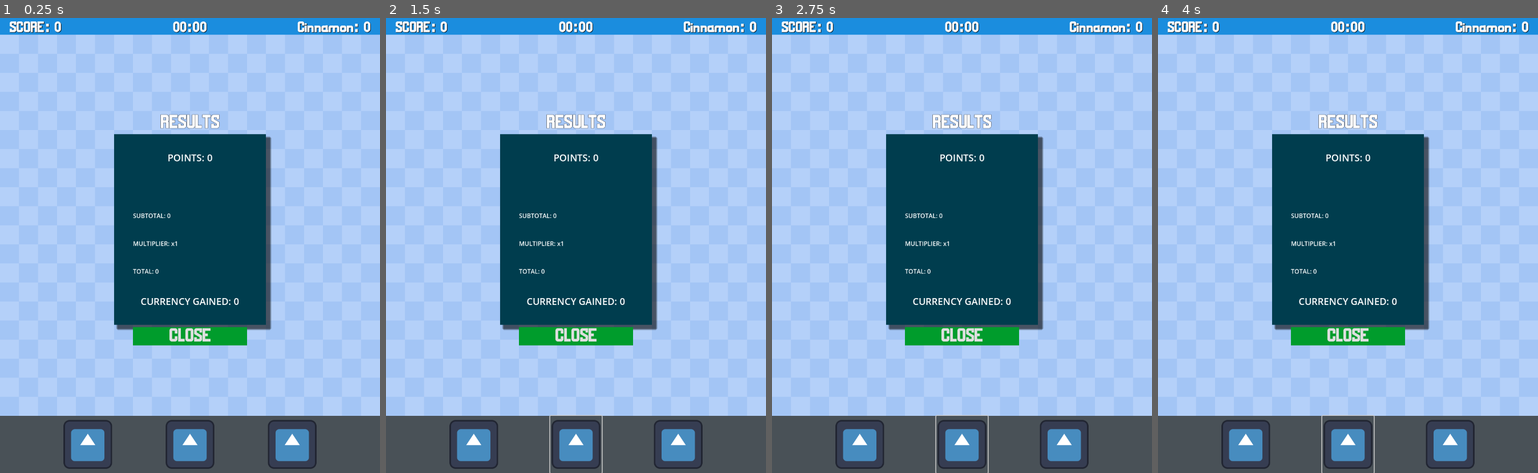
Above: before the commit, frames 1-4 (left to right).
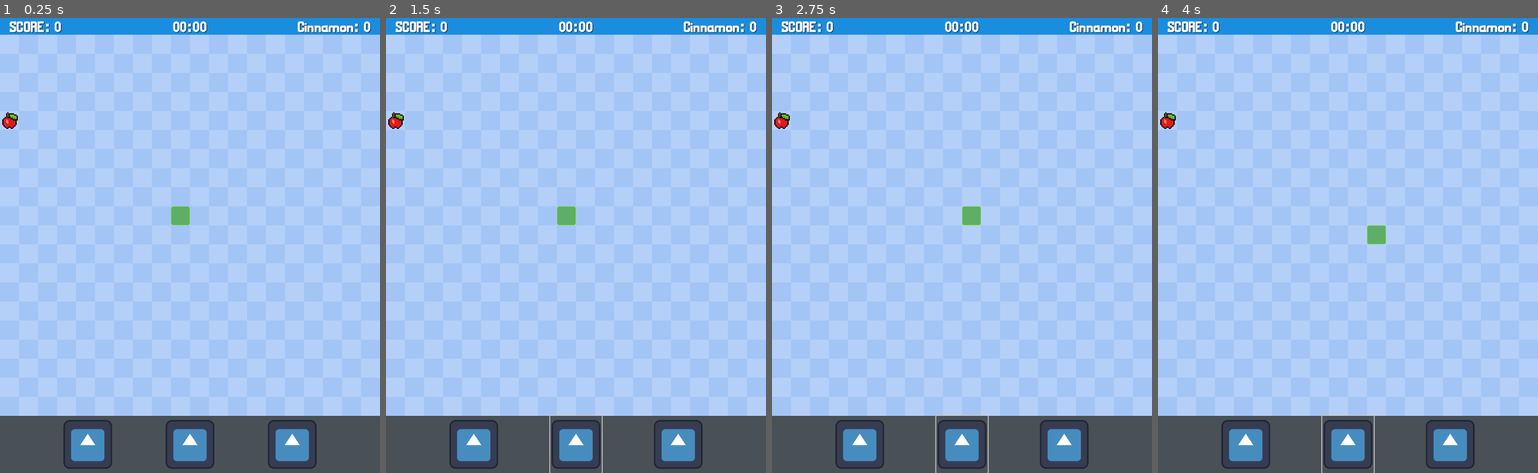
Above: after the commit, the same moments.

Repository: HerndonC/snake_game
Game: Godot game, scene res://MWM/mwm.tscn
Two runs of this game, one before a commit and one after it. Both use one fixed random seed, a clock stepped at 60 frames per second and the inputs below. The engine's default icon, where the game draws it, is replaced by a stand-in: a white triangle on a blue panel in a dark square.
Inputs (mouse positions are in pixels of both pictures, inside the frame that each line leads up to):
- Up to frame 1 (0.25 s): no input
- Up to frame 2 (1.5 s): click (473, 445) at 0.5 s; click (576, 445) at 1.25 s
- Up to frame 3 (2.75 s): tap Enter at 2 s; hold D (move_right) from 2.03 s (still down)
- Up to frame 4 (4 s): release D (move_right) at 2.78 s; hold S (move_down) 2.78-3.53 s; tap Space at 3.5 s; hold D (move_right) from 3.53 s (still down)

The runs differ from the first frame. In frame 1, 19% of the frame differs, in the area x 0-72%, y 20-72%; in frame 2, 19%; in frame 3, 19%; in frame 4, 19%.

Commit message:
No longer saves cinnamon between sessions... but game works again
:

Diff:
--- a/over world/WurmGame/Desert/Desert.gd
+++ b/over world/WurmGame/Desert/Desert.gd
@@ -5,24 +5,24 @@
 var upgrade: DesertData
 const SAVE_PATH = "user://desert_data.tres"
 
-#game variables
+# game variables
 var score : int
 var game_started : bool = false
 
-#grid variables
+# grid variables
 var cells : int = 20
 var cell_size : int = 50
 
-#food variables
+# food variables
 var food_pos : Vector2
 var regen_food : bool = true
 
-#snake variables
+# snake variables
 var old_data : Array
-var snake_data : Array #Segments, head is 0
+var snake_data : Array # Segments, head is 0
 var snake : Array
 
-#movement variables
+# movement variables
 var start_pos = Vector2(9, 9)
 var up = Vector2(0, -1)
 var down = Vector2(0, 1)
@@ -31,14 +31,18 @@
 var move_direction : Vector2
 var can_move : bool
 
-
-# Called when the node enters the scene tree for the first time.
 func _ready() -> void:
 	if FileAccess.file_exists(SAVE_PATH):
-		upgrade = load(SAVE_PATH)
+		upgrade = ResourceLoader.load(SAVE_PATH)
 	else:
 		upgrade = DesertData.new()
 		save_data()
+
+	connect_signals()
+	new_game()
+
+func connect_signals():
+	$GameOverMenu.connect("restart", Callable(self, "_on_game_over_menu_restart"))
 
 func save_data():
 	ResourceSaver.save(upgrade, SAVE_PATH)
@@ -58,9 +62,9 @@
 	old_data.clear()
 	snake_data.clear()
 	snake.clear()
-	#starting in the start_pos, create tail segments vertically down
+	# starting in the start_pos, create tail segments vertically down
 	for i in range(upgrade.wurm_size):
-		add_segment(start_pos + Vector2(0,i))
+		add_segment(start_pos + Vector2(0, i))
 
 func add_segment(pos):
 	snake_data.append(pos)
@@ -75,7 +79,7 @@
 
 func move_snake():
 	if can_move:
-		#Update movement from keypress
+		# Update movement from keypress
 		if Input.is_action_just_pressed("move_down") and move_direction != up:
 			move_direction = down
 			can_move = false
@@ -100,14 +104,13 @@
 func start_game():
 	game_started = true
 	$MoveTimer.start()
-
 
 func _on_move_timer_timeout() -> void:
 	can_move = true
 	old_data = [] + snake_data
 	snake_data[0] += move_direction
 	for i in range(len(snake_data)):
-		#move all segments along by one
+		# move all segments along by one
 		if i > 0:
 			snake_data[i] = old_data[i - 1]
 
@@ -117,7 +120,7 @@
 	check_cacti_eaten()
 	check_food_eaten()
 
-	update_snake_visual() #Update visuals after all position corrections
+	update_snake_visual() # Update visuals after all position corrections
 
 func check_out_of_bounds():
 	if snake_data[0].x < 0 or snake_data[0].x > cells - 1 or snake_data[0].y < 0 or snake_data[0].y > cells - 1:
@@ -141,7 +144,6 @@
 		else:
 			end_game()
 
-
 func update_snake_visual():
 	for i in range(len(snake_data)):
 		snake[i].position = (snake_data[i] * cell_size) + Vector2(0, cell_size)
@@ -153,15 +155,13 @@
 	for i in range(1, len(snake_data)):
 		if snake_data[0] == snake_data[i]:
 			if not upgrade.cannibalize:
-				pass
-			else:
 				end_game()
 
 func check_cacti_eaten():
 	pass
 
 func check_food_eaten():
-	#if snake eats the food, add segment and move the food
+	# if snake eats the food, add segment and move the food
 	if snake_data[0] == food_pos:
 		score += upgrade.pear_points
 		$Hud.get_node("MarginContainer/HBoxContainer/ScoreLabel").text =  "Score: " + str(score)
@@ -193,7 +193,7 @@
 		$GameOverMenu.get_node("GameOverPanel/VBoxContainer/Multiplier").text = "MULTIPLIER: x" + str(multiplier)
 	mwm.game_data.cinnamon += cinnamongained
 
-	mwm.save()
+	save_data()
 	$GameOverMenu.show()
 	$MoveTimer.stop()
 	$GameOverMenu.get_node("GameOverPanel/VBoxContainer/ResultsPoints").text = "SCORE: " + str(score)
@@ -201,7 +201,6 @@
 	$GameOverMenu.get_node("GameOverPanel/VBoxContainer/CurrencyGainedTotal").text = "TOTAL: " + str(cinnamongained)
 	$GameOverMenu.get_node("GameOverPanel/VBoxContainer/Currency").text = "TOTAL CINNAMON: " + str(mwm.game_data.cinnamon)
 
-
 	game_started = false
 	get_tree().paused = true
 
--- a/over world/upgrades/game_controller_bar.tscn
+++ b/over world/upgrades/game_controller_bar.tscn
@@ -5,7 +5,7 @@
 [sub_resource type="StyleBoxFlat" id="StyleBoxFlat_4o6ui"]
 bg_color = Color(0.105882, 0.552941, 0.870588, 0.0745098)
 
-[node name="GameControllerBar" type="CanvasLayer"]
+[node name="GameOverMenu" type="CanvasLayer"]
 
 [node name="Control" type="Control" parent="."]
 layout_mode = 3
--- a/singleton/game_over_menu.gd
+++ b/singleton/game_over_menu.gd
@@ -3,11 +3,10 @@
 signal restart
 
 func _on_restart_button_pressed() -> void:
-	restart.emit()
+	emit_signal("restart")
 
 func _ready() -> void:
 	pass
 
-# Called every frame. 'delta' is the elapsed time since the previous frame.
 func _process(delta: float) -> void:
 	pass
